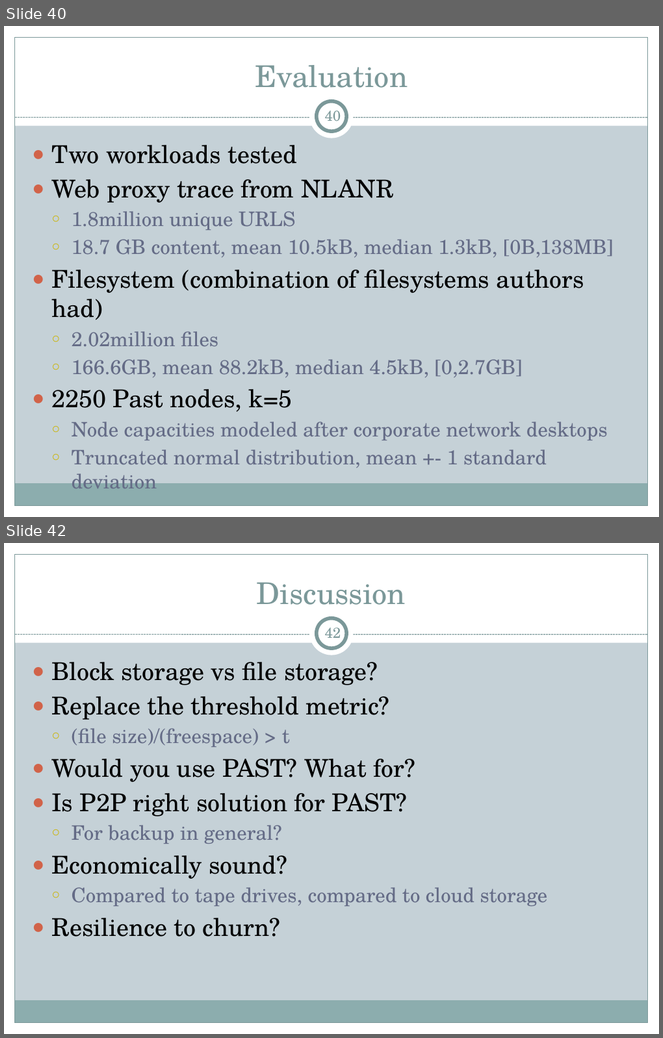
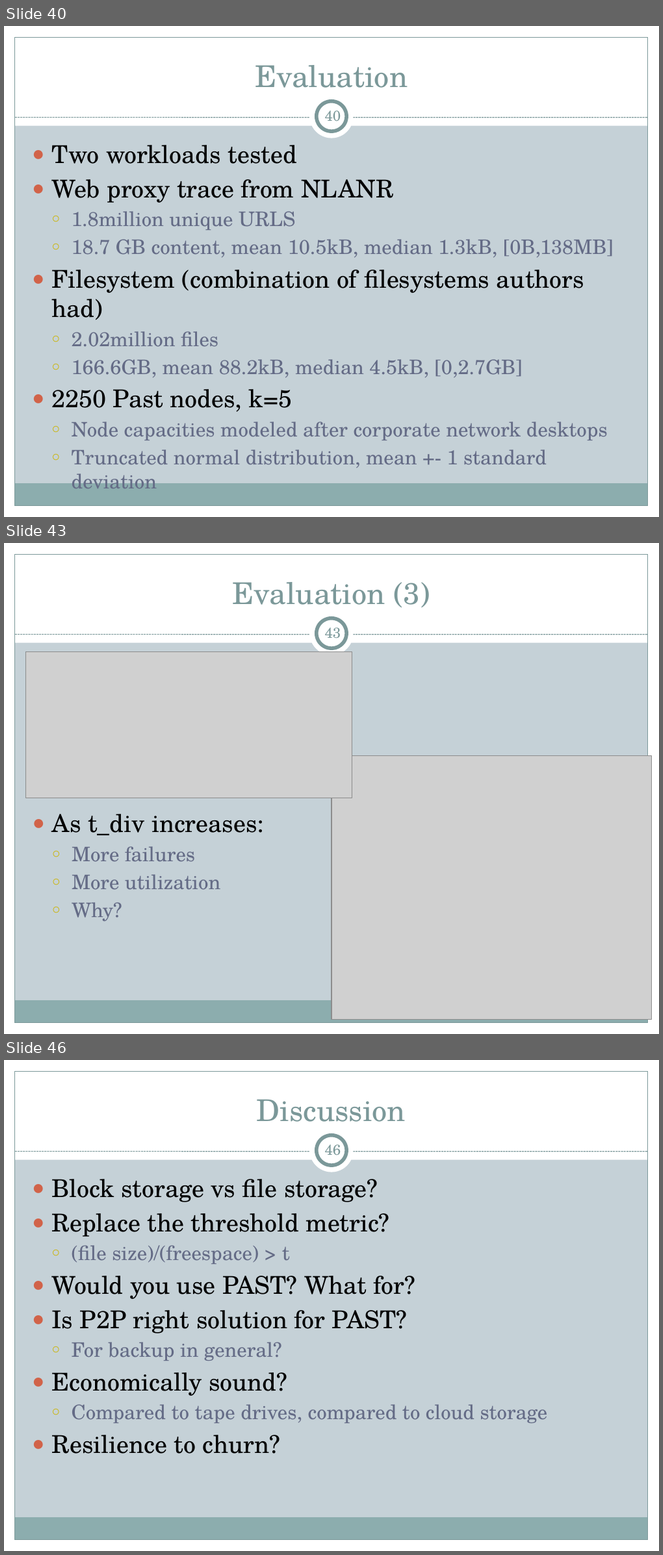
Before and after one commit to cs525-koala/documents, a slide deck: p2p/P2P Apps.pptx. Shown one above the other, each under a label of ours: slides 40 and 42 before the commit, slides 40, 43 and 46 after it; the slides between them are not shown. The pictures are 663x1038 and 663x1555 pixels, drawn with LibreOffice and Linux fonts; fonts in the diff are those of the drawing; grey boxes stand for pictures. Boxes give left, top, right and bottom in pixels: in the first picture for what was removed or moved away, otherwise in the second. Text is boxed around its words. In the diff, an @@ line names an element or a change of style, - is before the commit and + after.

Commit message:
presentation: first 5 slides of evaluation.

```diff
--- a/p2p/P2P Apps.pptx
+++ b/p2p/P2P Apps.pptx
@@ slide 43 added at [4,543,659,1034], background #C5D1D7; not listed: 9 template elements that a slide beside it also shows @@
@@ title added at [232,582,430,608], 33 pt, text #7C999A @@
+Evaluation (3)
@@ page number added at [325,624,341,638], 16 pt, text #7C999A @@
+43
@@ picture added at [25,652,352,798] @@
@@ picture added at [332,756,652,1020] @@
@@ text added at [52,814,264,921], 22 pt, text #646B86 @@
+● As t_div increases:
+  ○ More failures
+  ○ More utilization
+  ○ Why?
@@ what was slide 42 is now slide 46 @@
@@ page number at [325,1141,341,1155]: text changed @@
-42
+46
```
Also in this commit, not shown: 1 slide changed, 3 other slides added.
